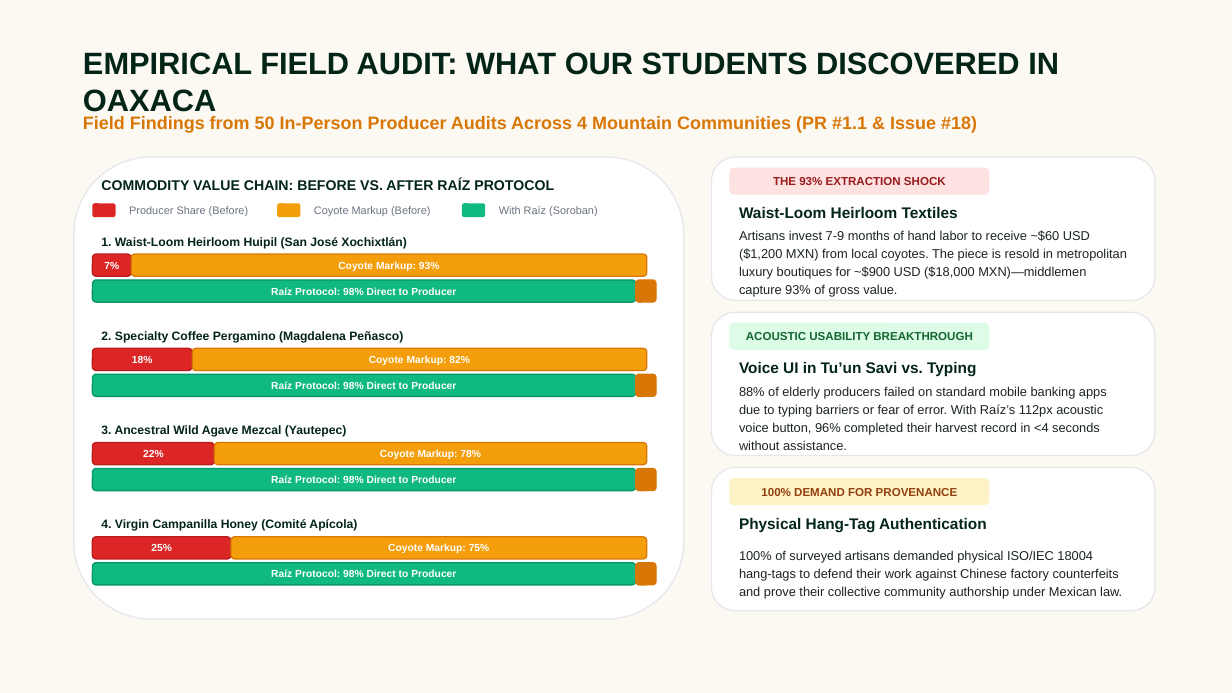
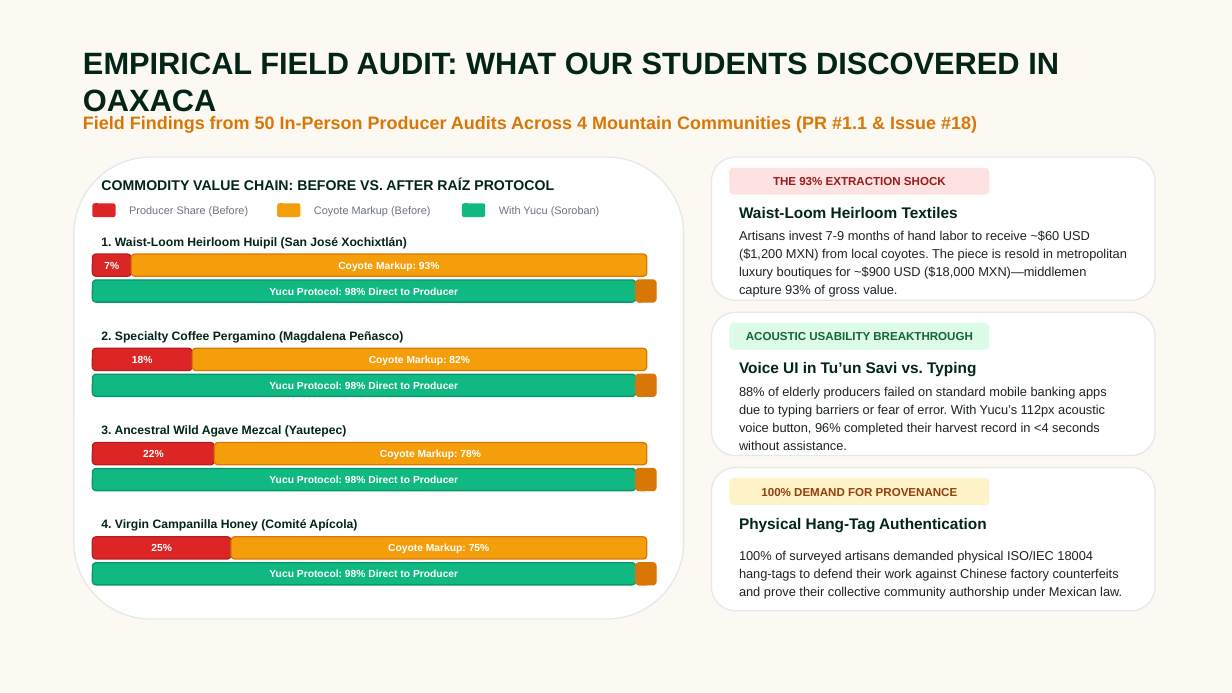
Before and after one commit to EdgarExa/raiz, a slide deck: slide 3 of public/Raiz_Protocol_Stellar_PitchDeck.pptx. Drawn at 1232x693 pixels with LibreOffice and Linux fonts; fonts in the diff are those of the drawing. Boxes give left, top, right and bottom in pixels: in the first picture for what was removed or moved away, otherwise in the second. Text is boxed around its words. In the diff, an @@ line names an element or a change of style, - is before the commit and + after.

```diff
--- a/public/Raiz_Protocol_Stellar_PitchDeck.pptx
+++ b/public/Raiz_Protocol_Stellar_PitchDeck.pptx
@@ text at <box>499,206,600,216</box>: text changed @@
-With Raíz (Soroban)
+With Yucu (Soroban)
@@ text at <box>269,287,458,295</box>: text changed @@
-Raíz Protocol: 98% Direct to Producer
+Yucu Protocol: 98% Direct to Producer
@@ text at <box>269,381,458,389</box>: text changed @@
-Raíz Protocol: 98% Direct to Producer
+Yucu Protocol: 98% Direct to Producer
@@ text at <box>739,386,1107,450</box>: text changed @@
-88% of elderly producers failed on standard mobile banking apps due to typing barriers or fear of error. With Raíz’s 112px acoustic voice button, 96% completed their harvest record in <4 seconds without assistance.
+88% of elderly producers failed on standard mobile banking apps due to typing barriers or fear of error. With Yucu’s 112px acoustic voice button, 96% completed their harvest record in <4 seconds without assistance.
@@ text at <box>269,475,458,483</box>: text changed @@
-Raíz Protocol: 98% Direct to Producer
+Yucu Protocol: 98% Direct to Producer
@@ text at <box>269,570,458,577</box>: text changed @@
-Raíz Protocol: 98% Direct to Producer
+Yucu Protocol: 98% Direct to Producer
```
Also in this commit, not shown: 9 other slides changed, 53 other files.
